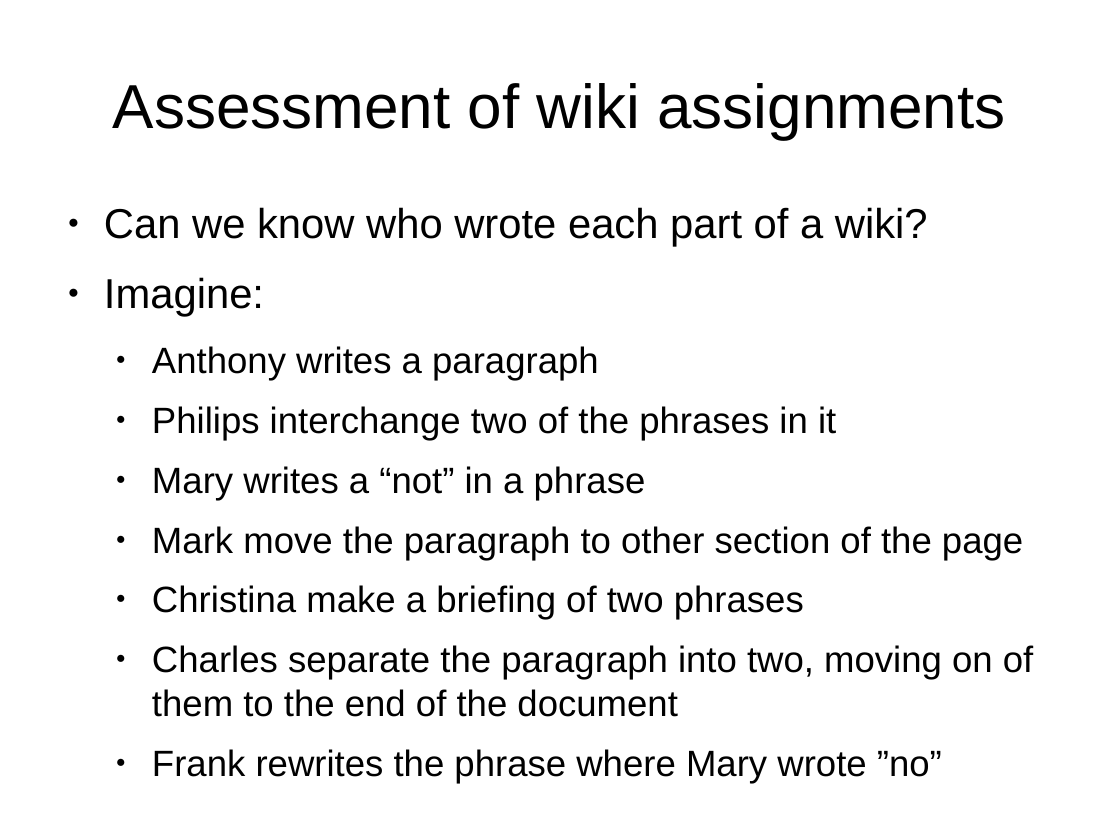
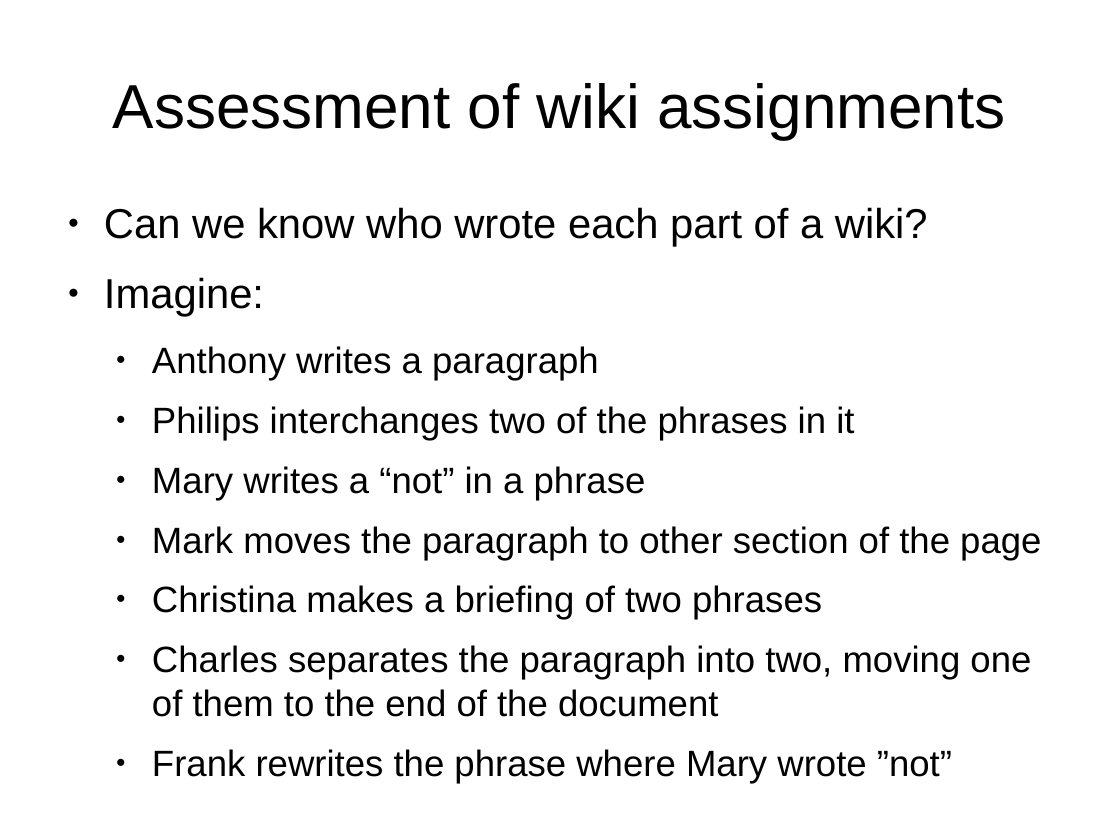
Before and after one commit to DrPantera/wikis4education, a slide deck: slide 11 of brunel-2014/wiki-assessment.odp (slide 10 before the commit). Drawn at 1120x840 pixels with LibreOffice and Linux fonts; fonts in the diff are those of the drawing. Boxes give left, top, right and bottom in pixels: in the first picture for what was removed or moved away, otherwise in the second. Text is boxed around its words. In the diff, an @@ line names an element or a change of style, - is before the commit and + after.

```diff
--- a/brunel-2014/wiki-assessment.odp
+++ b/brunel-2014/wiki-assessment.odp
@@ text at bbox=[152, 406, 854, 440]: text changed @@
-  ● Philips interchange two of the phrases in it
+  ● Philips interchanges two of the phrases in it
@@ text at bbox=[152, 526, 1041, 783]: text changed @@
-  ● Mark move the paragraph to other section of the page
-  ● Christina make a briefing of two phrases
-  ● Charles separate the paragraph into two, moving on of them to the end of the document
-  ● Frank rewrites the phrase where Mary wrote ”no”
+  ● Mark moves the paragraph to other section of the page
+  ● Christina makes a briefing of two phrases
+  ● Charles separates the paragraph into two, moving one of them to the end of the document
+  ● Frank rewrites the phrase where Mary wrote ”not”
```
Also in this commit, not shown: 6 other slides changed, 4 slides added.
